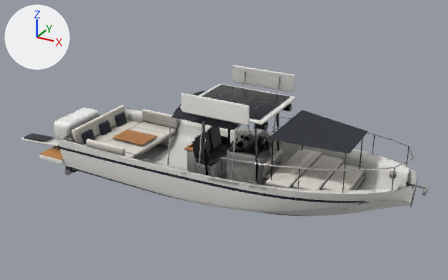
The glTF model modelos/demo-32.glb, before and after one commit.
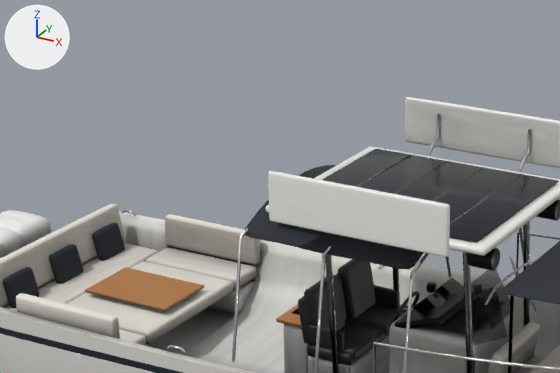
Each version appears first whole from a 50 mm lens placed at (11.59, -12.98, 8.29), pointed at (4.29, 0.29, 1.65), and next in a close-up on the part from 18% to 65% of the width and 10% to 60% of the height. Every picture has the same lights, and +X, +Y and +Z are marked at upper left. The first two pictures are the older version. Where no turn or scale is listed for an object, it has been applied to the vertices.

Objects in the first close-up: 'casco', 'consola', 'conves', 'mod_almofadas', 'mod_bancos_individuais', 'mod_bimini', 'mod_mesa', 'mod_mesa_solario', 'mod_rack', 'mod_toldo_proa', 'mod_ttop_solar', 'sofa_popa' and 19 more.
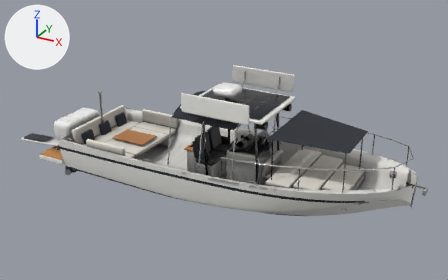
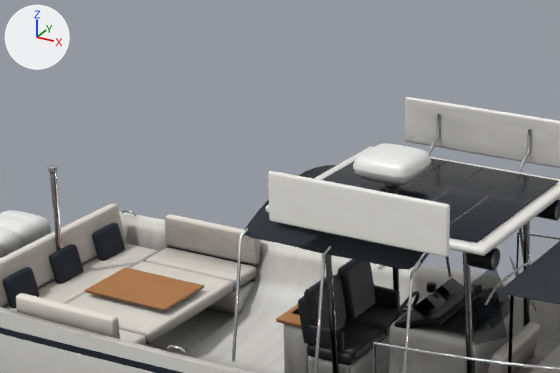
What differs and where, as boxes [x1, y1, x2, y2] in the close-ups (560 x 373 px):
'mod_radar', added: after [353, 143, 431, 188]
    faces in mat_radar_cupula: [353, 143, 431, 185]
'mod_mastro_ski', added: after [48, 165, 62, 251]

Edits to the bpy script that builds the scene:
```text
Add mat_radar_cupula:
    mat_radar_cupula = bpy.data.materials.new('RADAR cupula')
    # nodes: BsdfPrincipled, Mix, OutputMaterial, VertexColor
    # colours: white #f4f4f2, mixed with the vertex colours
Add me_mod_radar:
    me_mod_radar.from_pydata(...)  # 1730 vertices, 3452 faces; spans x -0.309..0.309, y -0.309..0.309, z -0.179..0.179
    # faces by material slot: [380, 3072]
    me_mod_radar.materials.append(mat_inox)
    me_mod_radar.materials.append(mat_radar_cupula)
Add me_mod_mastro_ski:
    me_mod_mastro_ski.from_pydata(...)  # 216 vertices, 424 faces; spans x -0.05..0.05, y -0.05..0.05, z -0.61..0.61
    me_mod_mastro_ski.materials.append(mat_inox)
Add ob_mod_radar:
    ob_mod_radar = bpy.data.objects.new('mod_radar', me_mod_radar)
    ob_mod_radar.location = (4.55, 0.0, 3.123)
Add ob_mod_mastro_ski:
    ob_mod_mastro_ski = bpy.data.objects.new('mod_mastro_ski', me_mod_mastro_ski)
    ob_mod_mastro_ski.location = (0.42, 0.0, 1.85)
```
